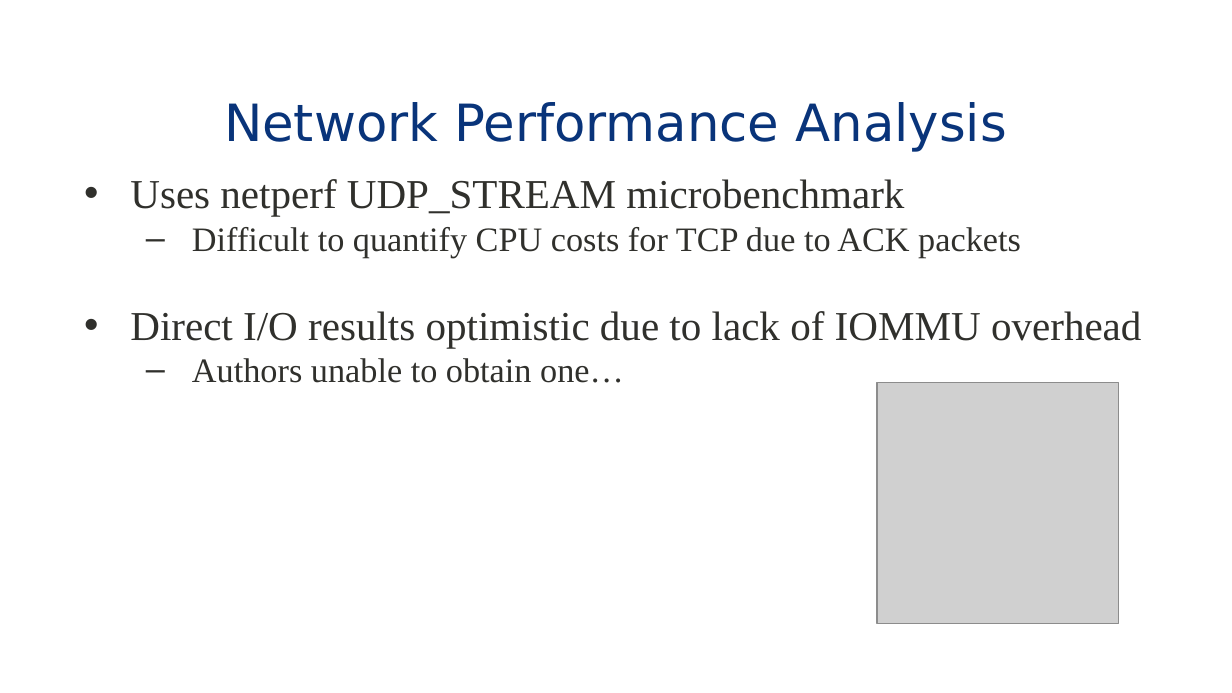
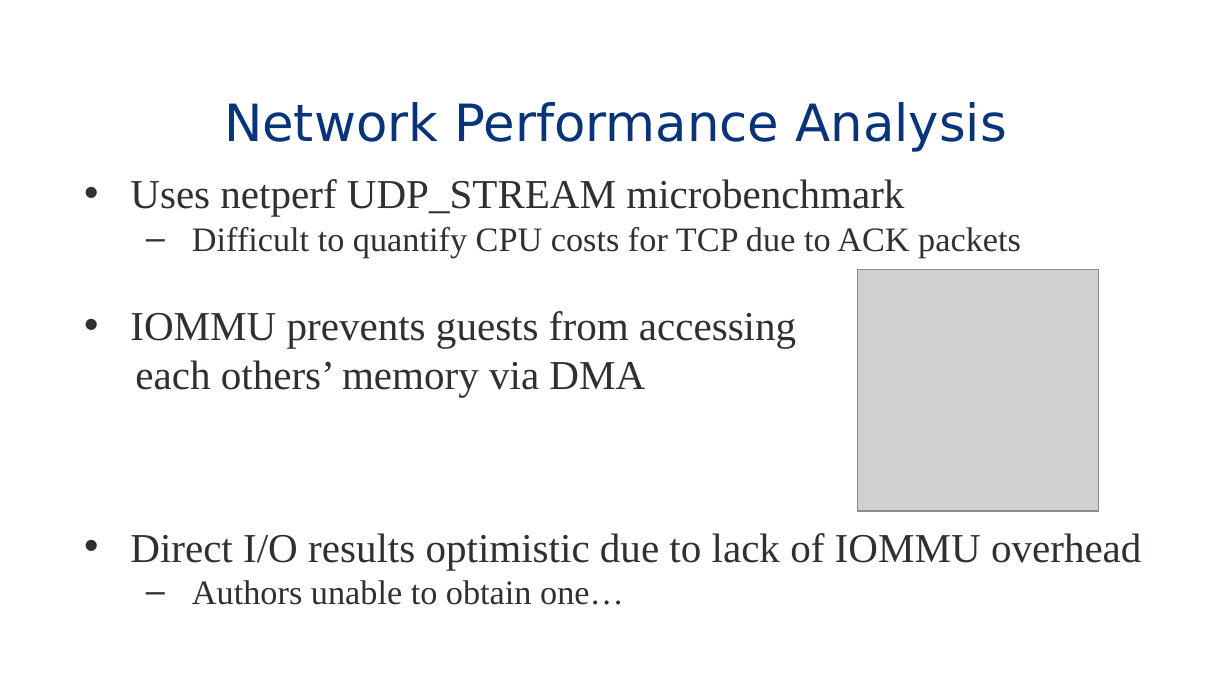
Before and after one commit to eddie-c-davis/cs-advos, a slide deck: slide 13 of presentations/Bridging.pptx. Drawn at 1232x693 pixels with LibreOffice and Linux fonts; fonts in the diff are those of the drawing; grey boxes stand for pictures; background and template pictures are left out. Boxes give left, top, right and bottom in pixels: in the first picture for what was removed or moved away, otherwise in the second. Text is boxed around its words. In the diff, an @@ line names an element or a change of style, - is before the commit and + after.

```diff
--- a/presentations/Bridging.pptx
+++ b/presentations/Bridging.pptx
@@ picture: place and size @@
-picture at <box>877,382,1119,623</box>
+picture at <box>857,270,1099,511</box>
@@ text at <box>130,311,796,397</box>: paragraphs added @@
+• IOMMU prevents guests from accessing
+each others’ memory via DMA
```
Also in this commit, not shown: 5 other slides changed, 7 slides added.
